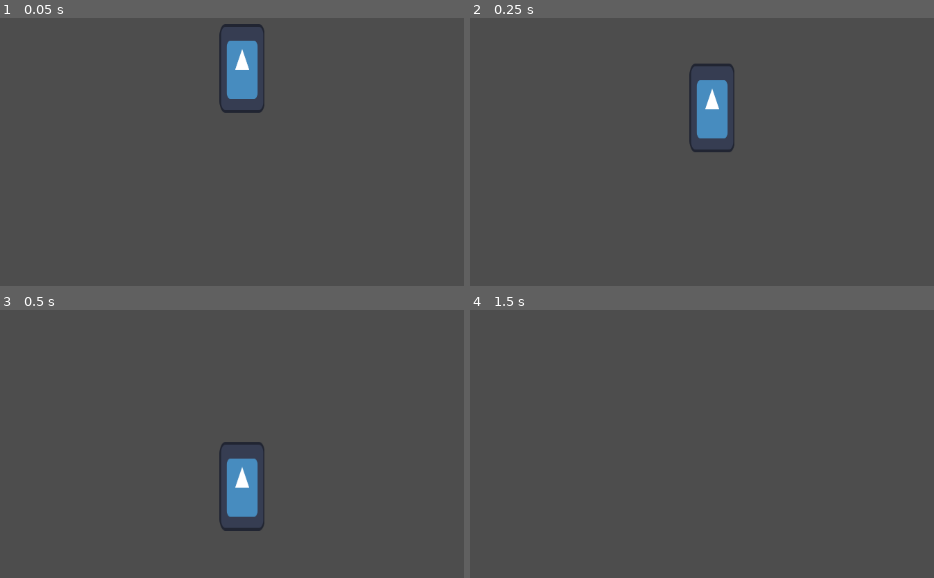
Above: before the commit, frames 1-4 (two rows, left to right).
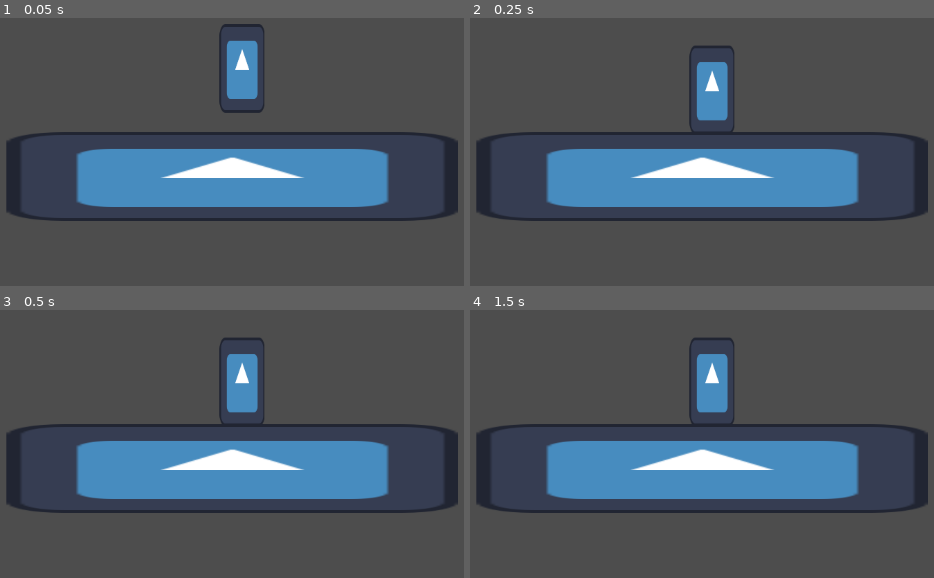
Above: after the commit, the same moments.

Repository: Realex78/KalPunch
Game: Godot game, scene res://Scenes/test_scene.tscn
Same seed, same stepped clock (60 frames per second), same inputs: the game is played once before the commit and once after it. The engine's default icon, where the game draws it, is replaced by a stand-in: a white triangle on a blue panel in a dark square.
Inputs:
- Up to frame 1 (0.05 s): no input
- Up to frame 2 (0.25 s): no input
- Up to frame 3 (0.5 s): no input
- Up to frame 4 (1.5 s): tap Enter at 1.25 s

The runs differ from the first frame. In frame 1, 19% of the frame differs, in the area x 1-99%, y 42-76%; in frame 2, 20%; in frame 3, 20%; in frame 4, 21%, in the area x 1-99%, y 10-76%.

Commit message:
quien sabe
????

Diff:
--- /dev/null
+++ b/Scenes/test platform.tscn
@@ -0,0 +1,17 @@
+[gd_scene load_steps=3 format=3 uid="uid://r466ekpobn2m"]
+
+[ext_resource type="Texture2D" uid="uid://cdt33h7dhiyft" path="res://icon.svg" id="1_v2ypa"]
+
+[sub_resource type="RectangleShape2D" id="RectangleShape2D_jadek"]
+size = Vector2(652, 123)
+
+[node name="StaticBody2D" type="StaticBody2D"]
+
+[node name="Sprite2D" type="Sprite2D" parent="."]
+position = Vector2(-8, 0)
+scale = Vector2(5.08594, 1)
+texture = ExtResource("1_v2ypa")
+
+[node name="CollisionShape2D" type="CollisionShape2D" parent="."]
+position = Vector2(-8, 0.5)
+shape = SubResource("RectangleShape2D_jadek")
--- a/Scenes/test_scene.tscn
+++ b/Scenes/test_scene.tscn
@@ -1,9 +1,12 @@
-[gd_scene load_steps=2 format=3 uid="uid://bwg47fgisvh7x"]
+[gd_scene load_steps=3 format=3 uid="uid://bwg47fgisvh7x"]
 
 [ext_resource type="PackedScene" uid="uid://7si86m8c572b" path="res://test_player.tscn" id="1_c5kcj"]
+[ext_resource type="PackedScene" uid="uid://r466ekpobn2m" path="res://Scenes/test platform.tscn" id="2_uv7he"]
 
 [node name="TestScene" type="Node2D"]
 
 [node name="TestPlayer" parent="." instance=ExtResource("1_c5kcj")]
 position = Vector2(577, 395)
-jump_force = 700
+
+[node name="Sprite2D" parent="." instance=ExtResource("2_uv7he")]
+position = Vector2(571, 490)
